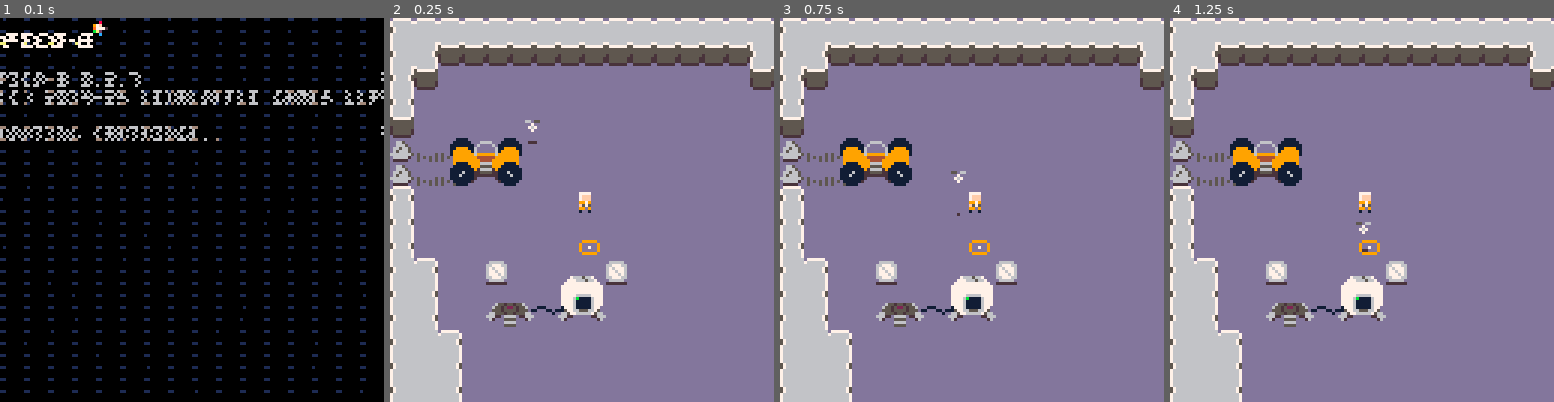
Above: before the commit, frames 1-4 (left to right).
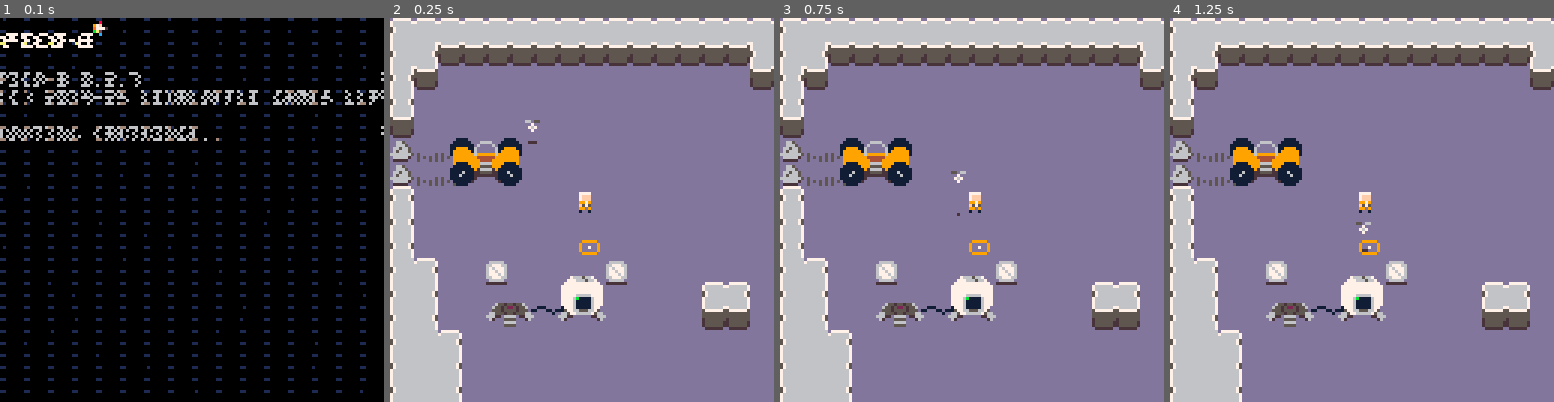
Above: after the commit, the same moments.

Repository: kevinthompson/moonbreak-p8
Game: PICO-8 cartridge moonbreak.p8
The game is run twice, just before and just after one commit, with the same random seed, the same clock (stepped at 60 frames per second) and the same inputs.
Inputs:
- Up to frame 1 (0.1 s): no input
- Up to frame 2 (0.25 s): no input
- Up to frame 3 (0.75 s): tap X (X key) at 0.33 s; tap O (Z key) at 0.7 s
- Up to frame 4 (1.25 s): tap X (X key) at 1.07 s

Frame 1 is identical in both runs. In frame 2, 1.5% of the frame differs, in the area x 81-94%, y 68-82%; in frame 3, 1.5%; in frame 4, 1.5%.

Commit message:
chore: move debug to bottom of includes
This allows me to add functions to other classes that were defined in previous includes

Diff:
--- a/moonbreak.p8
+++ b/moonbreak.p8
@@ -6,7 +6,6 @@
 
 -- utilities
 #include scripts/utilities/globals.lua
-#include scripts/utilities/debug.lua
 #include scripts/utilities/class.lua
 #include scripts/utilities/async.lua
 #include scripts/utilities/gameobject.lua
@@ -35,6 +34,7 @@
 #include scripts/entities/spawner.lua
 
 -- main
+#include scripts/utilities/debug.lua
 #include scripts/main.lua
 __gfx__
 0000000000000000555777708880033000000000550660000000000000000000001111000000000000000000000655e500000000000000000999990000000000
@@ -180,8 +180,8 @@
 5d004000000000000000000000000000005d5d5d5d5d5d5d5d00000000005d5d5d5d5d5d5d5d5d5d5d5d5d5d5d5d5d5d4242424242424242424242424242424242424242424242424242424242424242424242424242424242424242424242424242424242424242424242424242424242424242424242424242424242424242
 5d000000000000000000000000000000005d5d5d5d5d5d5d5d00000000005d5d5d5d5d5d5d5d5d5d5d5d5d5d5d5d5d5d4242424242424242424242424242424242424242424242424242424242424242424242424242424242424242424242424242424242424242424242424242424242424242424242424242424242424242
 5d5d0000130000000013000000000000005d5d5d5d5d5d5d0000000000005d5d5d5d5d5d5d5d5d5d5d5d5d5d5d5d5d5d4242424242424242424242424242424242424242424242424242424242424242424242424242424242424242424242424242424242424242424242424242424242424242424242424242424242424242
-5d5d000000000000000000000000000000005d5d5d5d5d5d5d5d0000005d5d5d5d5d5d5d5d5d5d5d5d5d5d5d5d5d5d5d4242424242424242424242424242424242424242424242424242424242424242424242424242424242424242424242424242424242424242424242424242424242424242424242424242424242424242
-5d5d000000400000000000000000000000005d5d5d5d5d5d5d5d5d5d5d5d5d5d5d5d5d5d5d5d5d5d5d5d5d5d5d5d5d5d4242424242424242424242424242424242424242424242424242424242424242424242424242424242424242424242424242424242424242424242424242424242424242424242424242424242424242
+5d5d00000000000000000000005d5d0000005d5d5d5d5d5d5d5d0000005d5d5d5d5d5d5d5d5d5d5d5d5d5d5d5d5d5d5d4242424242424242424242424242424242424242424242424242424242424242424242424242424242424242424242424242424242424242424242424242424242424242424242424242424242424242
+5d5d00000040000000000000005d5d0000005d5d5d5d5d5d5d5d5d5d5d5d5d5d5d5d5d5d5d5d5d5d5d5d5d5d5d5d5d5d4242424242424242424242424242424242424242424242424242424242424242424242424242424242424242424242424242424242424242424242424242424242424242424242424242424242424242
 5d5d5d0000000000000000000000000000405d5d5d5d5d5d5d5d5d5d5d5d5d5d5d5d5d5d5d5d5d5d5d5d5d5d5d5d5d5d4242424242424242424242424242424242424242424242424242424242424242424242424242424242424242424242424242424242424242424242424242424242424242424242424242424242424242
 5d5d5d00000000000000000000000000005d5d5d5d5d5d5d5d5d5d5d5d5d5d5d5d5d5d5d5d5d5d5d5d5d5d5d5d5d5d5d4242424242424242424242424242424242424242424242424242424242424242424242424242424242424242424242424242424242424242424242424242424242424242424242424242424242424242
 5d5d5d000000000000000000000000005d5d5d5d5d5d5d5d5d5d5d5d5d5d5d5d5d5d5d5d5d5d5d5d5d5d5d5d5d5d5d5d4242424242424242424242424242424242424242424242424242424242424242424242424242424242424242424242424242424242424242424242424242424242424242424242424242424242424242
